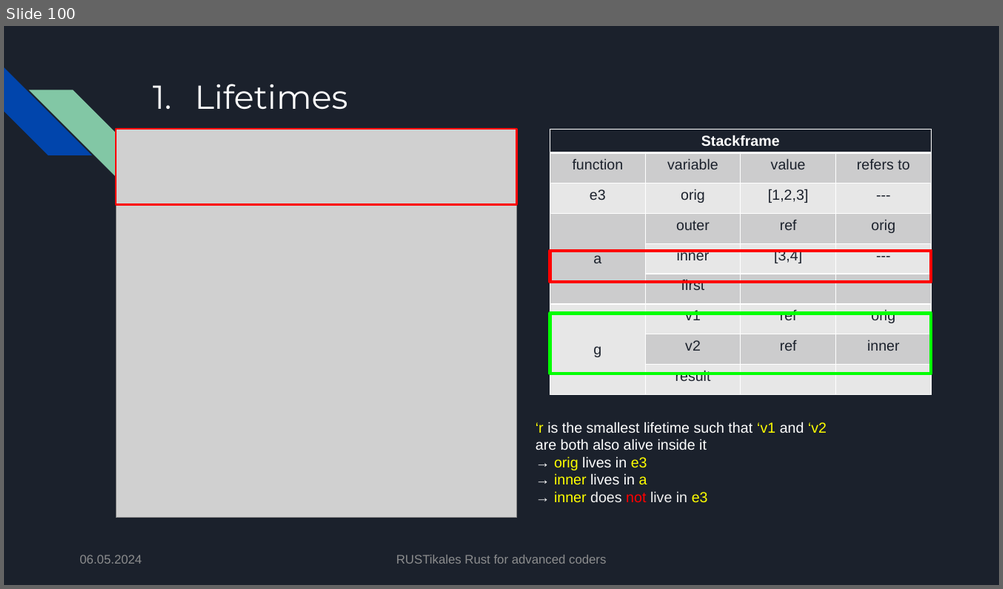
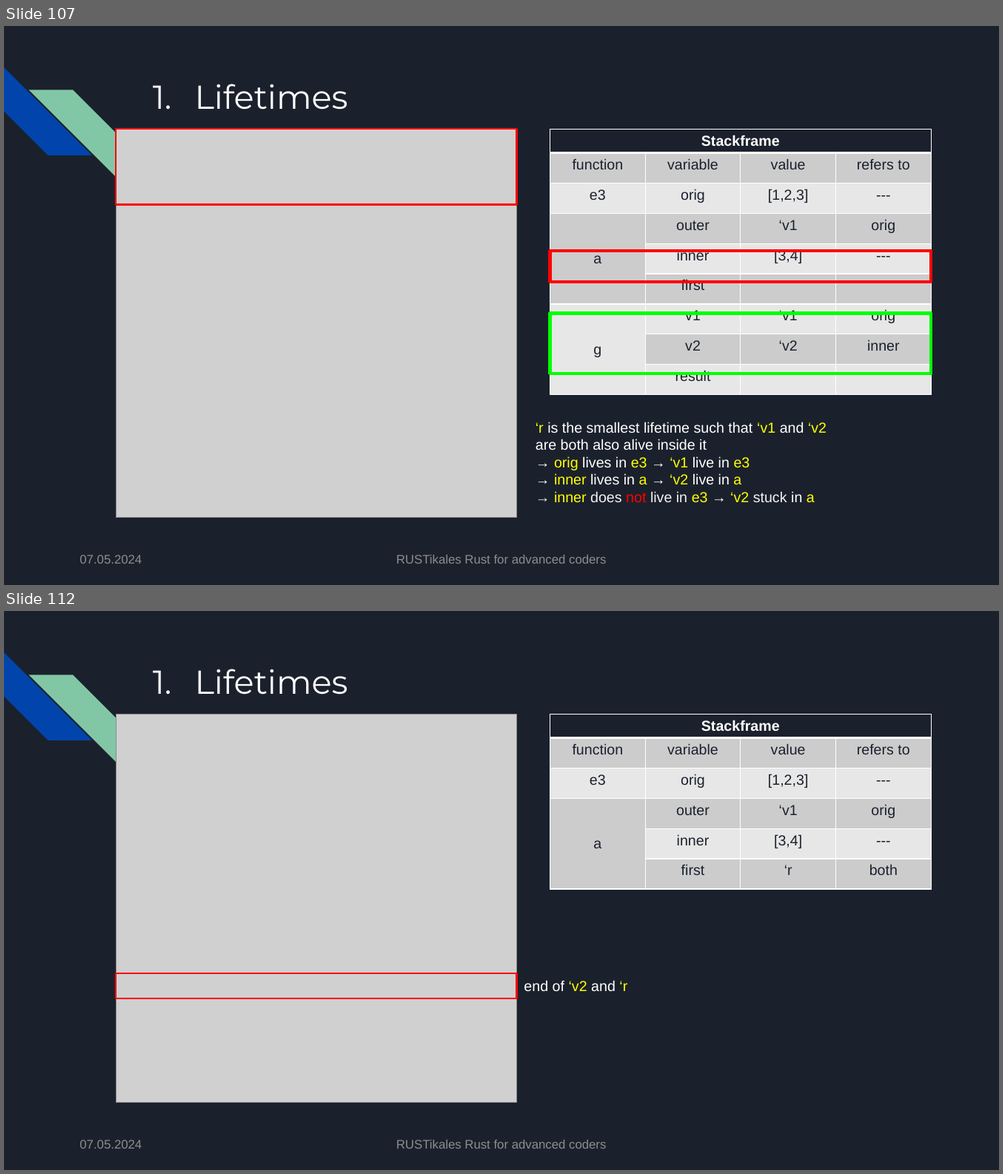
Before and after one commit to pfhaupt/progkurs, a slide deck: rust-advanced/02 - Lifetimes/02 - original.pptx. Shown one above the other, each under a label of ours: slide 100 before the commit, slides 107 and 112 after it; the slides between them are not shown. The pictures are 1003x589 and 1003x1174 pixels, drawn with LibreOffice and Linux fonts; fonts in the diff are those of the drawing; grey boxes stand for pictures. Boxes give left, top, right and bottom in pixels: in the first picture for what was removed or moved away, otherwise in the second. Text is boxed around its words. In the diff, an @@ line names an element or a change of style, - is before the commit and + after.

```diff
--- a/rust-advanced/02 - Lifetimes/02 - original.pptx
+++ b/rust-advanced/02 - Lifetimes/02 - original.pptx
@@ slide 112 added at (4, 611, 999, 1170), background #1B212C; not listed: 2 template elements that a slide beside it also shows @@
@@ title added at (195, 669, 348, 695), 32 pt, text #FFFFFF @@
+1. Lifetimes
@@ picture added at (116, 714, 517, 1102) @@
@@ table added at (550, 714, 932, 898), 6 rows, 4 columns @@
+Stackframe |  |  | 
+function | variable | value | refers to
+e3 | orig | [1,2,3] | ---
+a | outer | ‘v1 | orig
+ | inner | [3,4] | ---
+ | first | ‘r | both
@@ rectangle added at (116, 974, 517, 998), outline #FF0000 1.5 pt @@
@@ text added at (523, 980, 627, 991), 14 pt, text #FFFFFF @@
+end of ‘v2 and ‘r
@@ text added at (79, 1140, 142, 1149), 12 pt, text #8D8D8F @@
+07.05.2024
@@ text added at (396, 1140, 606, 1149), 12 pt, text #8D8D8F @@
+RUSTikales Rust for advanced coders
@@ what was slide 100 is now slide 107 @@
@@ slide 107 changed as well @@
@@ table at (550, 129, 932, 405) @@
-row 4, column 3: ref
+row 4, column 3: ‘v1
-row 7, column 3: ref
+row 7, column 3: ‘v1
-row 8, column 3: ref
+row 8, column 3: ‘v2
@@ text at (554, 457, 814, 503): text changed; text colour #FFFF00 to #FFFFFF @@
-→ orig lives in e3
-→ inner lives in a
-→ inner does not live in e3
+→ orig lives in e3 → ‘v1 live in e3
+→ inner lives in a → ‘v2 live in a
+→ inner does not live in e3 → ‘v2 stuck in a
@@ text at (79, 555, 142, 564): text changed @@
-06.05.2024
+07.05.2024
```
Also in this commit, not shown: 128 other slides changed, 8 other slides added, 1 other file.
